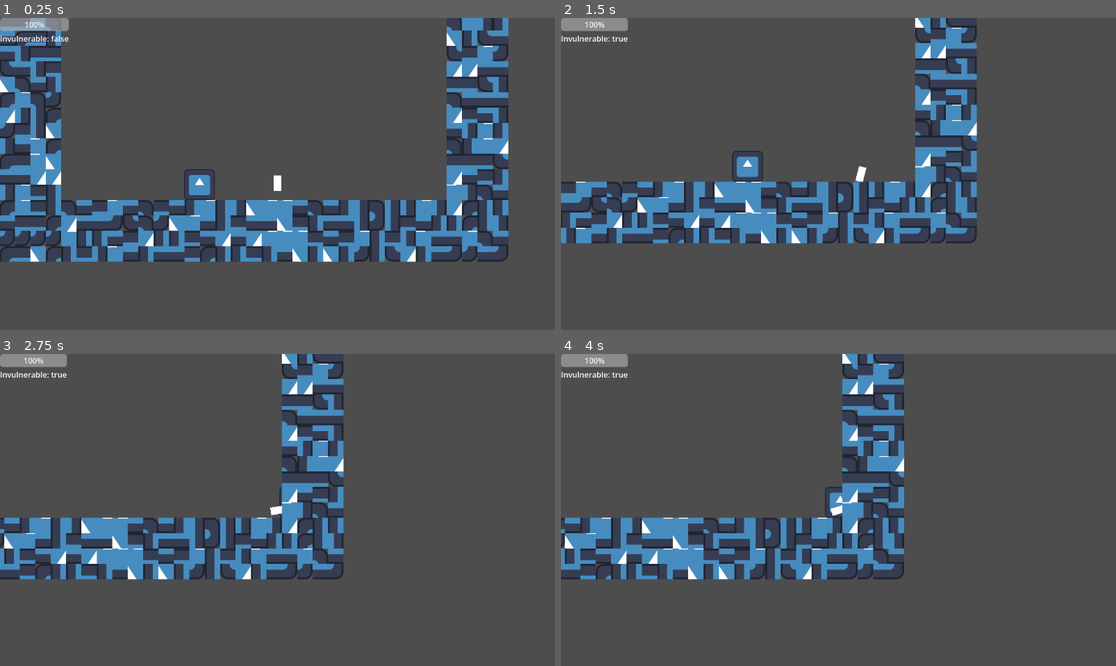
Above: before the commit, frames 1-4 (two rows, left to right).
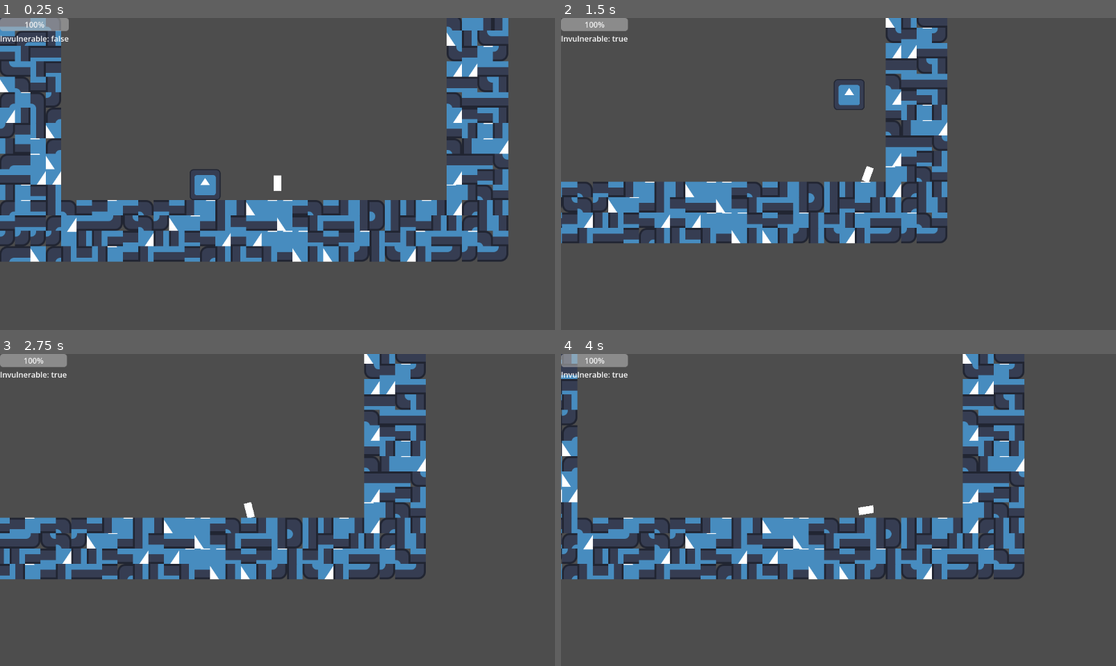
Above: after the commit, the same moments.

Repository: diflouroethane/sidescroller-thing
Game: Godot game, scene res://main.tscn
The game is run twice, just before and just after one commit, with the same random seed, the same clock (stepped at 60 frames per second) and the same inputs. The engine's default icon, where the game draws it, is replaced by a stand-in: a white triangle on a blue panel in a dark square.
Inputs:
- Up to frame 1 (0.25 s): no input
- Up to frame 2 (1.5 s): tap Enter (ui_accept) at 0.5, 0.77 s; hold Space (roll) 0.53-1.28 s; hold D (right) from 0.53 s (still down); tap M (attack) at 1.35 s
- Up to frame 3 (2.75 s): tap Enter (ui_accept) at 1.52 s; tap Space (roll) at 1.55 s; release D (right) at 2.03 s; hold A (left) from 2.03 s (still down); hold Space (roll) from 2.03 s (still down)
- Up to frame 4 (4 s): release A (left) at 2.78 s; release Space (roll) at 2.78 s; hold D (right) from 2.78 s (still down); tap Alt at 2.85 s; tap Enter (ui_accept) at 3.02, 3.77 s; tap Space (roll) at 3.05 s; hold Space (roll) from 3.53 s (still down); tap Shift at 3.6 s

The runs differ from the first frame. In frame 1, 0.2% of the frame differs, in the area x 33-40%, y 48-59%; in frame 2, 14%; in frame 3, 16%; in frame 4, 17%, in the area x 0-84%, y 0-73%.

Commit message:
working on smash attack, increased player speed while rolling :yay:

Diff:
--- a/player.gd
+++ b/player.gd
@@ -3,7 +3,7 @@
 class_name Player
 
 const WALKING_SPEED: float = 15_000.0
-const ROLLING_SPEED: float = 30_000.0
+const ROLLING_SPEED: float = 20_000.0
 const RECOIL_SPEED: float = 15_000.0
 
 var max_health: int = 10
@@ -76,7 +76,7 @@
 	$Animation.flip_h = true if direction < 0 else false
 
 	if direction:
-		var spd = WALKING_SPEED
+		var spd = WALKING_SPEED if not is_rolling() else ROLLING_SPEED
 		velocity.x = direction * spd * delta
 	else:
 		velocity.x = move_toward(velocity.x, 0, WALKING_SPEED)
--- a/player.tscn
+++ b/player.tscn
@@ -93,7 +93,7 @@
 }],
 "loop": false,
 "name": &"rolling",
-"speed": 15.0
+"speed": 20.0
 }, {
 "frames": [{
 "duration": 1.0,
--- a/swordsman.gd
+++ b/swordsman.gd
@@ -6,8 +6,12 @@
 	WALK,
 	ATTACK,
 	CHARGE_ATTACK,
-	REST
+	REST,
+	SMASH_FOLLOW,
+	SMASH_ATTACK
 }
+
+@onready var timer: Timer = $SmashTimer
 
 var state: states = states.REST
 var p_pos: int ### -1 is left 1 is right
@@ -15,9 +19,12 @@
 var velocity: Vector2 = Vector2.ZERO
 var anim_size: Vector2
 var tween: Tween
+var smashed: int = 0
+var recoil: bool = true
+var can_smash = true
+
 # Called when the node enters the scene tree for the first time.
 func _ready() -> void:
-
 	#pass # Replace with function body.
 	var a: SpriteFrames = $AnimatedSprite2D.sprite_frames
 	anim_size = a.get_frame_texture($AnimatedSprite2D.animation, 0).get_size()
@@ -27,44 +34,53 @@
 func _process(delta: float) -> void:
 	match state:
 		states.WALK:
-			move(delta)
+			move(delta, 1.5)
 			if abs(position.x-Global.player_pos.x) >= 240:
-				state = states.CHARGE_ATTACK
+				state = states.SMASH_FOLLOW
 		states.ATTACK:
 			pass
 		states.CHARGE_ATTACK:
 			var past: int = p_pos
-			move(delta, 3, false)
+			move(delta, 4, false)
 			print("charging ", past, " ", opp_pos, " ", p_pos)
 			print(global_position.x-Global.player_pos.x)
 			print(position.x-Global.player_pos.x)
 			var dist = p_pos * 100
 			print(dist)
+
 			if sign(dist) == -1:
 				if (global_position.x-Global.player_pos.x) <= dist:
 					print("aaaa ", opp_pos)
-					state = states.WALK
+					var a = randf()
+					print("chance:", a)
+					state = states.WALK if a > 0.5 else states.SMASH_FOLLOW
 			else:
 				if (global_position.x-Global.player_pos.x) >= dist:
-					print("aaaa ", opp_pos)
-					state = states.WALK
+					var a = randf()
+					print("chance: ", a)
+					state = states.WALK if a > 0.5 else states.SMASH_FOLLOW
+		states.SMASH_FOLLOW:
+			recoil = false
+			position = Global.player_pos
+			position.y -= 300
+			if can_smash:
+				state = states.SMASH_ATTACK
+		states.SMASH_ATTACK:
+			move(delta, 1, true, true, false, 9)
 		states.REST:
-			changeto(states.WALK)
+			state = states.WALK
 	position += velocity
-
-func changeto(st: states) -> void:
-	state = st
 
 
 func _on_body_entered(body: Node2D) -> void:
 	if body is Player and !body.invuln:
 		#print("FIXME: hurt player!!")
 		print("hurt player for one damage!")
-
-		calc_recoil(body)
+		if recoil:
+			calc_recoil(body)
 		body.hurt(1)
 
-func move(delta: float, factor: float = 1, track: bool = true) -> void:
+func move(delta: float, factor: float = 1, track: bool = true, down: bool = false, no_x: bool = false, factor2: float = 1.0) -> void:
 	if track:
 		if Global.player_pos.x > position.x: ## player is to the right, so move right
 			p_pos = 1
@@ -74,7 +90,10 @@
 			opp_pos = -p_pos
 
 			#print(p_pos)
-	velocity.x = (p_pos*SPEED) * delta * factor
+	velocity.x = (p_pos*SPEED) * delta * factor if !no_x else 0.0
+	print(velocity.x)
+	if down:
+		velocity.y = SPEED * delta * factor2
 
 func calc_recoil(body: Player):
 	var potentialx = body.position.x - (anim_size.x/3) if p_pos == -1 else body.position.x + (anim_size.x/3)
@@ -85,3 +104,7 @@
 		var bt = body.create_tween()
 		bt.set_process_mode(Tween.TWEEN_PROCESS_PHYSICS)
 		bt.tween_property(body, "position", Vector2(potentialx, body.position.y), 0.1)
+
+func wait_to_smash() -> void:
+	var a = get_tree().create_timer(2)
+	a.connect("timeout", set.bind("state", states.SMASH_ATTACK))
--- a/swordsman.tscn
+++ b/swordsman.tscn
@@ -27,4 +27,8 @@
 [node name="CollisionShape2D" type="CollisionShape2D" parent="." unique_id=1251469965]
 shape = SubResource("RectangleShape2D_os08l")
 
+[node name="SmashTimer" type="Timer" parent="." unique_id=1682561864]
+one_shot = true
+
 [connection signal="body_entered" from="." to="." method="_on_body_entered"]
+[connection signal="timeout" from="SmashTimer" to="." method="_on_smash_timer_timeout"]
